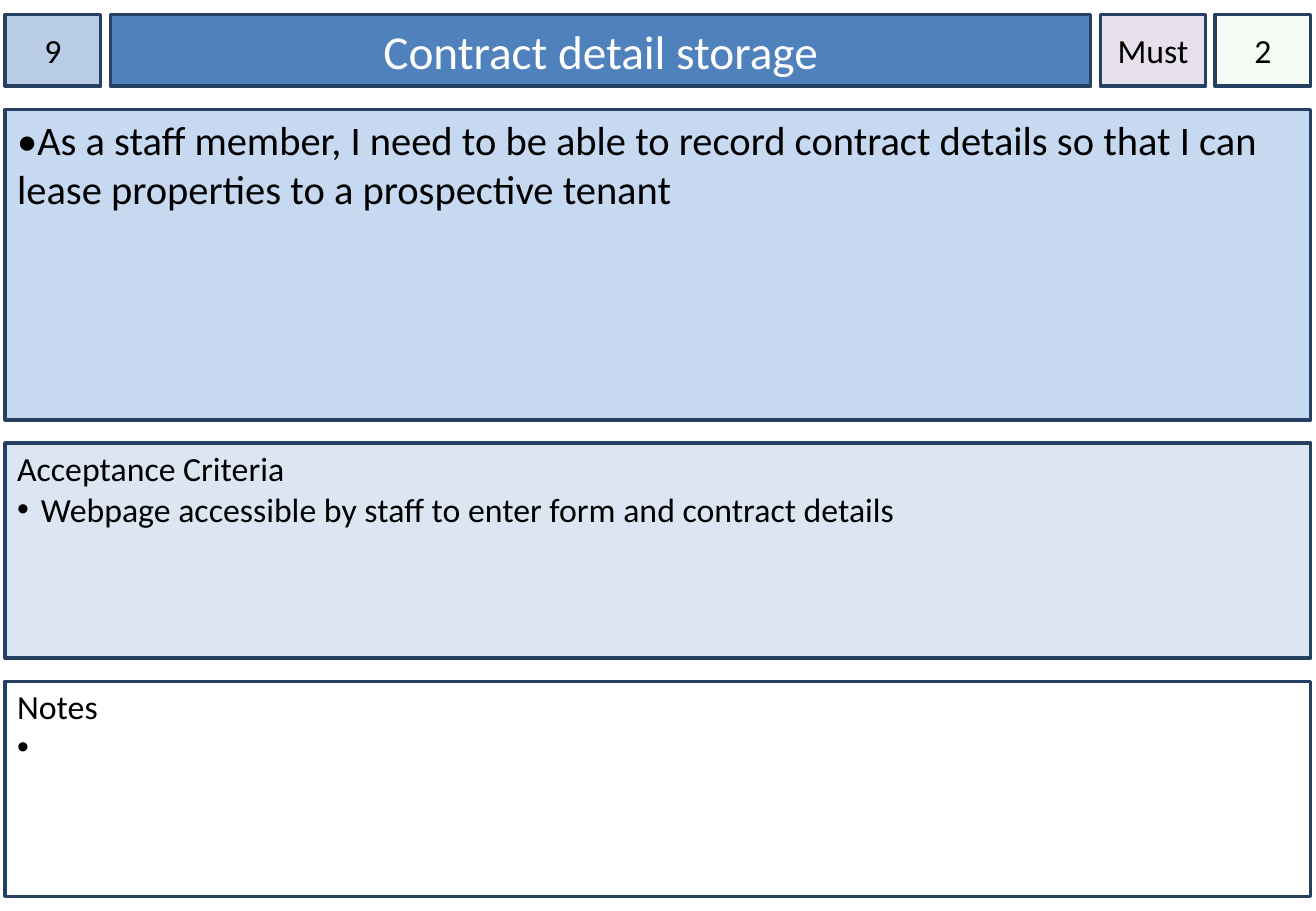
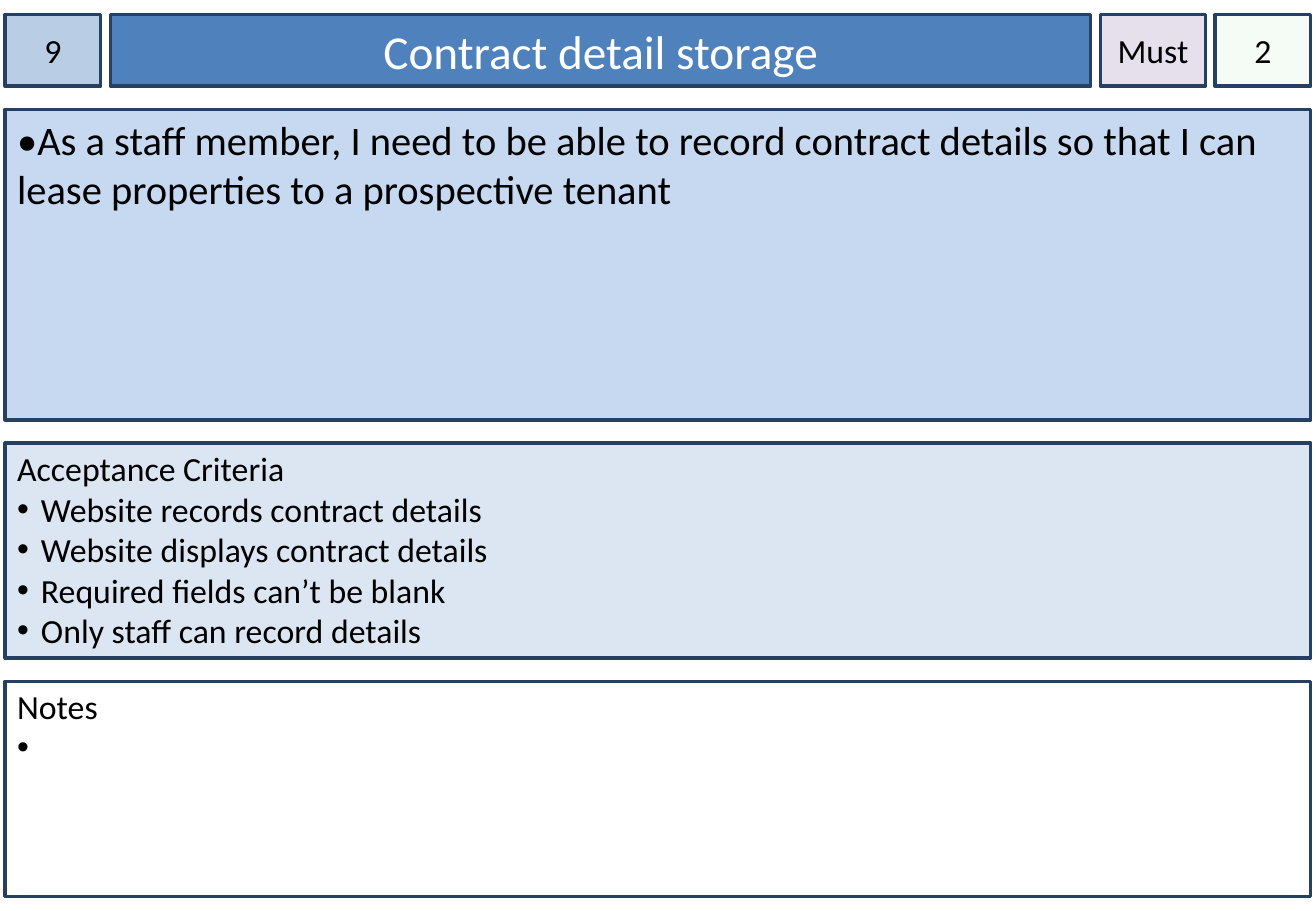
Before and after one commit to mdeclosey/IFB299, a slide deck: slide 10 of Documentation/Story Cards.pptx. Drawn at 1316x911 pixels with LibreOffice and Linux fonts; fonts in the diff are those of the drawing. Boxes give left, top, right and bottom in pixels: in the first picture for what was removed or moved away, otherwise in the second. Text is boxed around its words. In the diff, an @@ line names an element or a change of style, - is before the commit and + after.

```diff
--- a/Documentation/Story Cards.pptx
+++ b/Documentation/Story Cards.pptx
@@ text in rectangle at (41, 498, 487, 649): text changed @@
-• Webpage accessible by staff to enter form and contract details
+• Website records contract details
+• Website displays contract details
+• Required fields can’t be blank
+• Only staff can record details
```
Also in this commit, not shown: 16 other slides changed, 1 slide removed, 1 other file.
